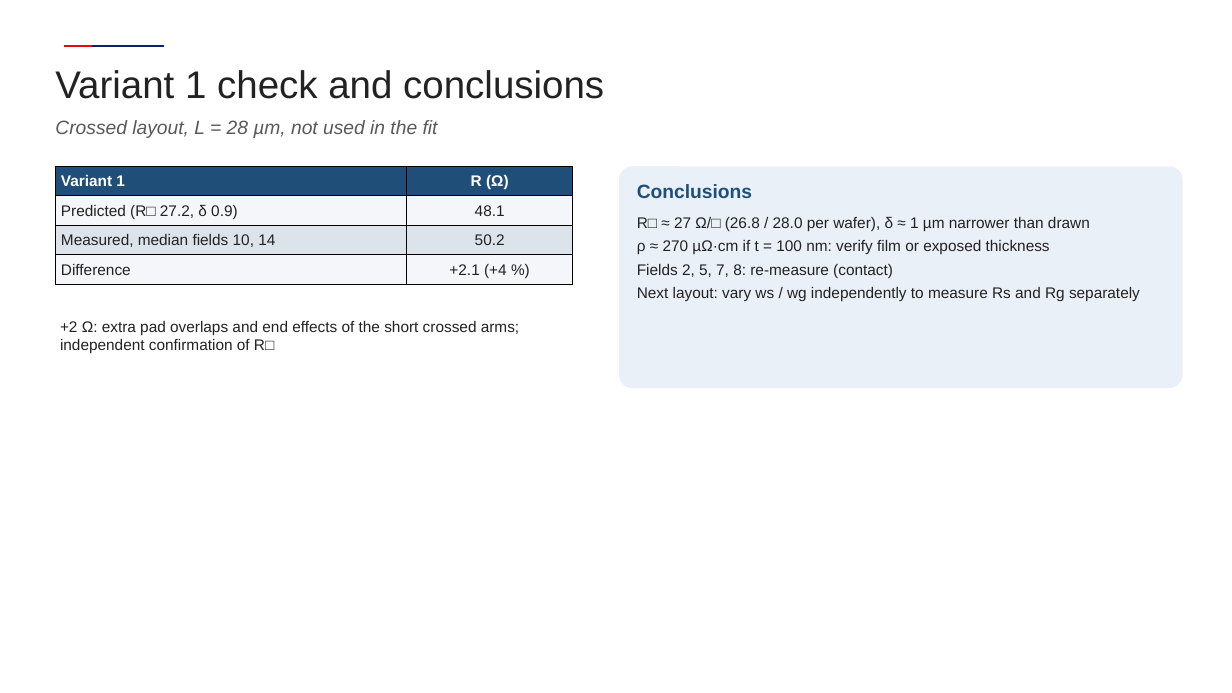
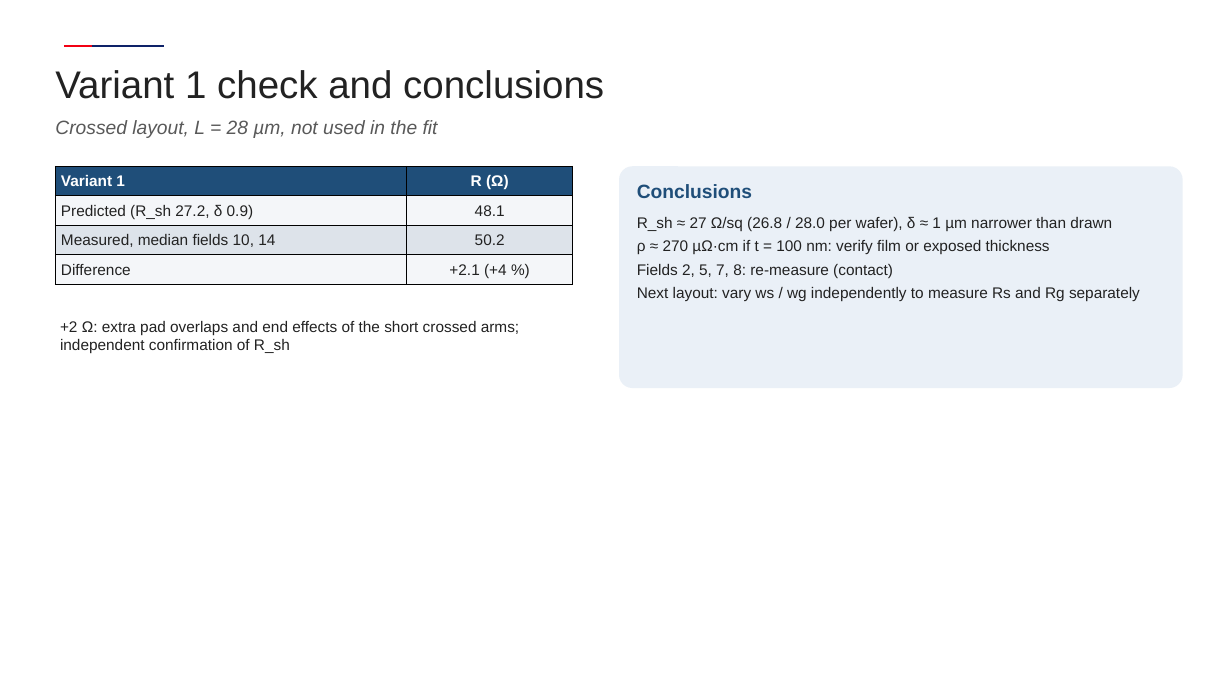
Before and after one commit to andreimuresian/claude, a slide deck: slide 5 of results/term_meas/TiN_terminations_AFR.pptx. Drawn at 1232x693 pixels with LibreOffice and Linux fonts; fonts in the diff are those of the drawing; background and template pictures are left out. Boxes give left, top, right and bottom in pixels: in the first picture for what was removed or moved away, otherwise in the second. Text is boxed around its words. In the diff, an @@ line names an element or a change of style, - is before the commit and + after.

```diff
--- a/results/term_meas/TiN_terminations_AFR.pptx
+++ b/results/term_meas/TiN_terminations_AFR.pptx
@@ table at box(55, 166, 573, 285) @@
-row 2, column 1: Predicted (R□ 27.2, δ 0.9)
+row 2, column 1: Predicted (R_sh 27.2, δ 0.9)
@@ text in rounded rectangle at box(637, 217, 1112, 231): text changed @@
-R□ ≈ 27 Ω/□ (26.8 / 28.0 per wafer), δ ≈ 1 µm narrower than drawn
+R_sh ≈ 27 Ω/sq (26.8 / 28.0 per wafer), δ ≈ 1 µm narrower than drawn
@@ text at box(60, 321, 519, 353): text changed @@
-+2 Ω: extra pad overlaps and end effects of the short crossed arms; independent confirmation of R□
++2 Ω: extra pad overlaps and end effects of the short crossed arms; independent confirmation of R_sh
```
Also in this commit, not shown: 3 other slides changed, 9 other files.
